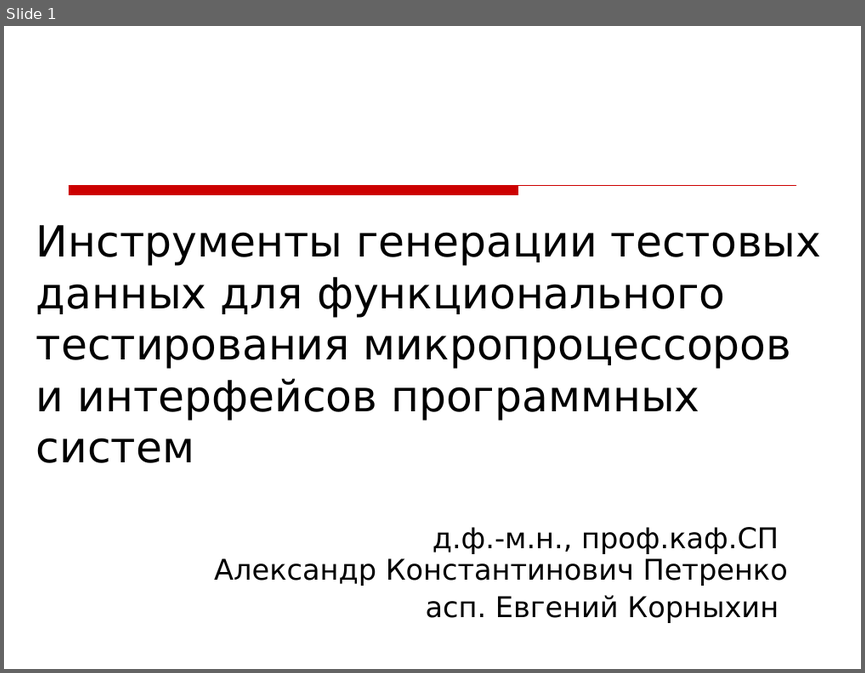
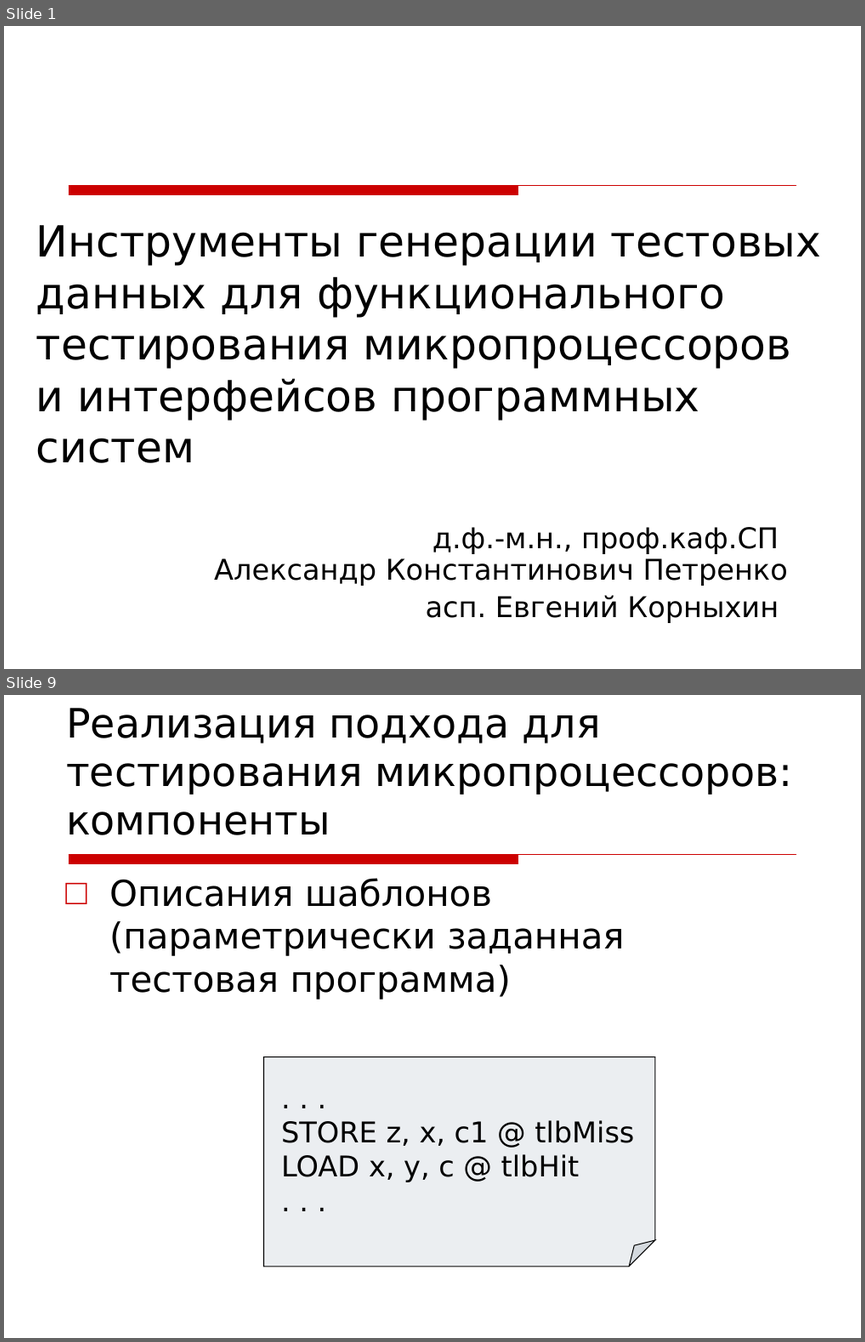
Before and after one commit to kornevgen/tesla-project, a slide deck: papers/unpublished/Tihonov09/tikh-slides.ppt. Shown one above the other, each under a label of ours: slide 1 before the commit, slides 1 and 9 after it; the slides between them are not shown. The pictures are 865x673 and 865x1342 pixels, drawn with LibreOffice and Linux fonts; fonts in the diff are those of the drawing; background and template pictures are left out. Boxes give left, top, right and bottom in pixels: in the first picture for what was removed or moved away, otherwise in the second. Text is boxed around its words. In the diff, an @@ line names an element or a change of style, - is before the commit and + after.

```diff
--- a/papers/unpublished/Tihonov09/tikh-slides.ppt
+++ b/papers/unpublished/Tihonov09/tikh-slides.ppt
@@ slide 9 added at box(4, 695, 861, 1338), background picture (left out); not listed: 1 template element that a slide beside it also shows @@
@@ title added at box(66, 708, 793, 835), 34 pt, text #000000 @@
+Реализация подхода для тестирования микропроцессоров: компоненты
@@ text added at box(109, 878, 624, 999), 30 pt, text #000000 @@
+□ Описания шаблонов (параметрически заданная тестовая программа)
@@ folded corner added at box(263, 1056, 655, 1265), fill #A3B2C1 at 21% opacity, outline #000000 0.74 pt, 24 pt, text #000000 @@
+. . .
+STORE z, x, c1 @ tlbMiss
+LOAD x, y, c @ tlbHit
+. . .
```
Also in this commit, not shown: 4 slides changed, 11 other slides added, 4 slides removed.
